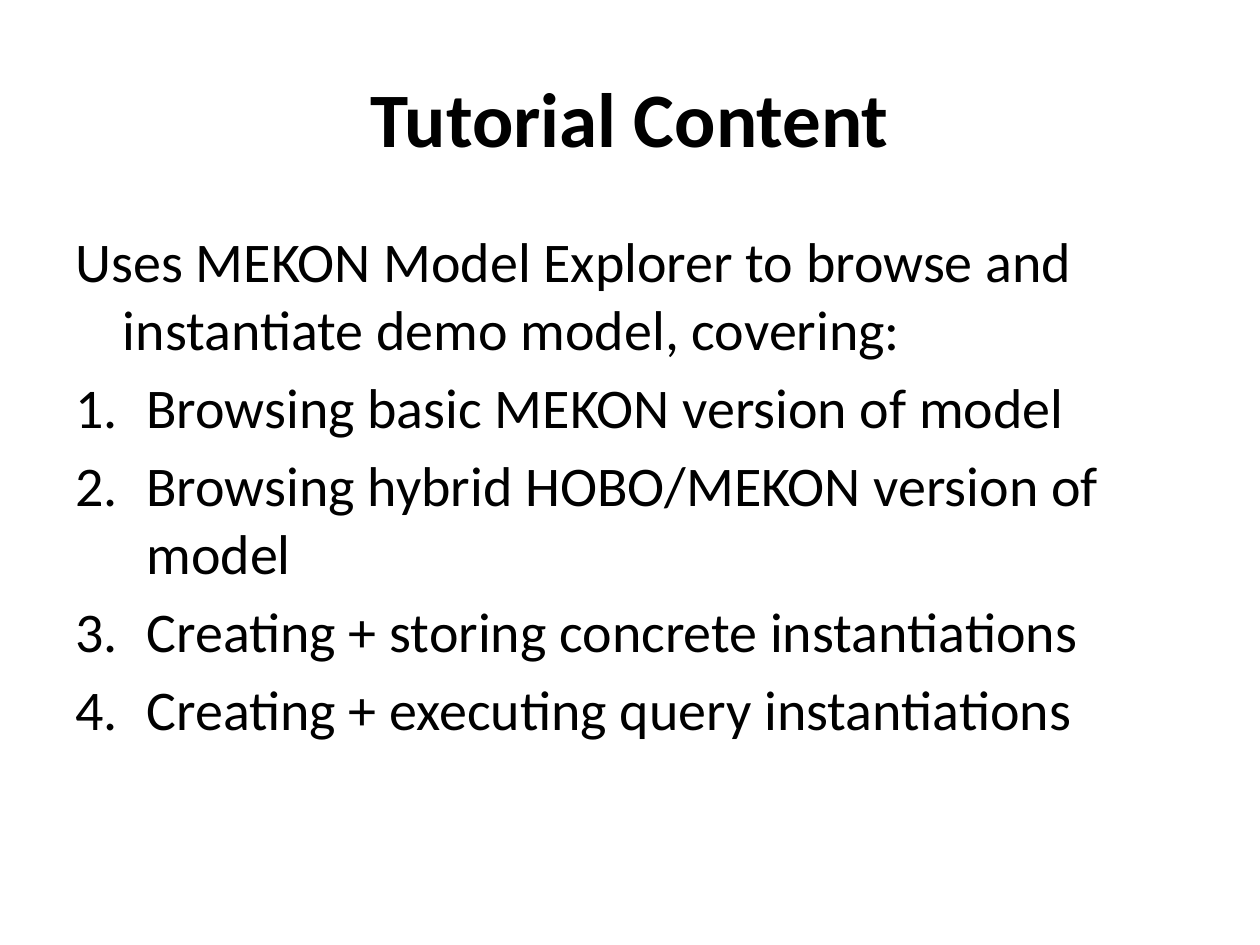
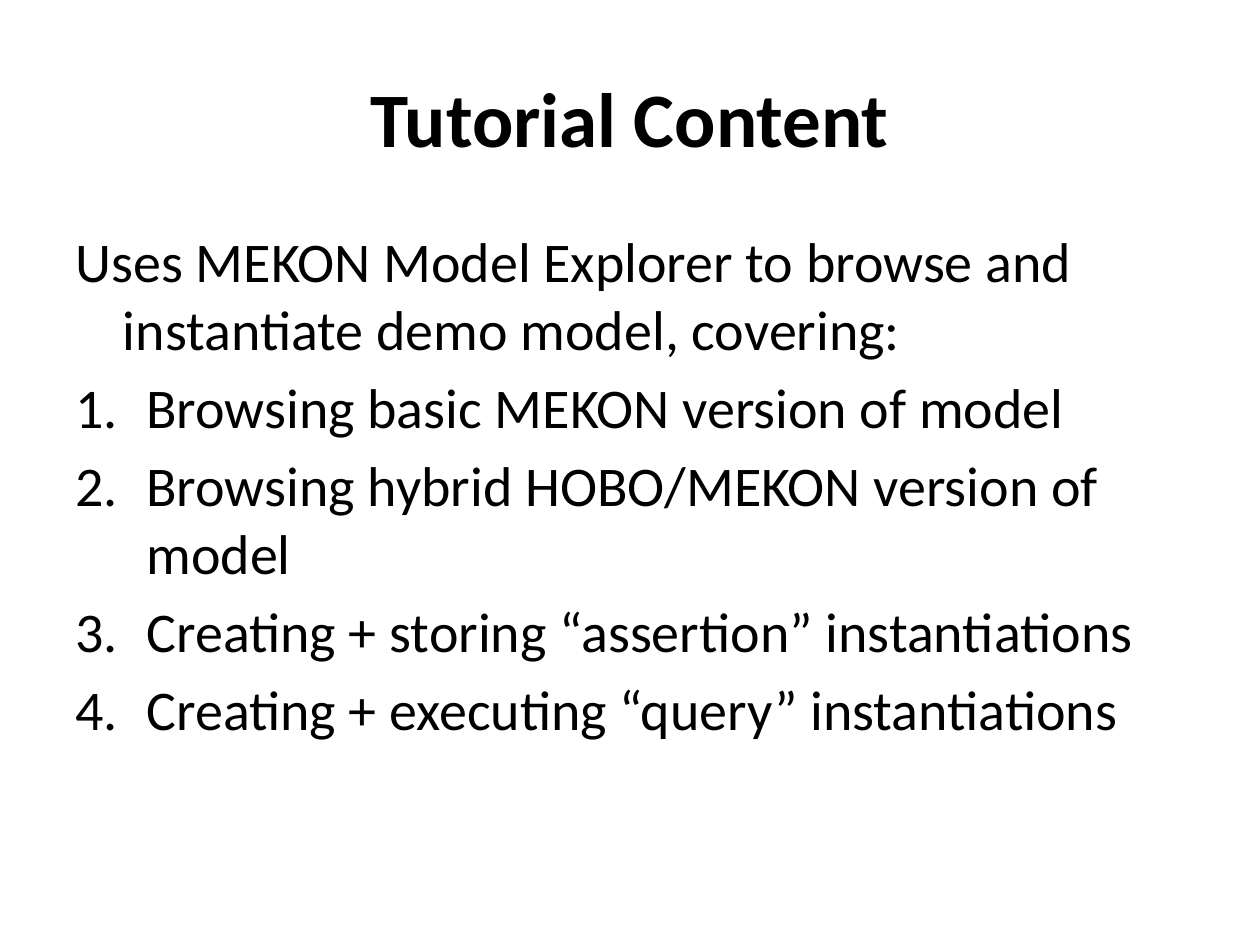
Before and after one commit to colin-puleston/mekon-hobo, a slide deck: slide 4 of docs/MEKON-HOBO Introductory Tutorial.pptx. Drawn at 1260x945 pixels with LibreOffice and Linux fonts; fonts in the diff are those of the drawing. Boxes give left, top, right and bottom in pixels: in the first picture for what was removed or moved away, otherwise in the second. Text is boxed around its words. In the diff, an @@ line names an element or a change of style, - is before the commit and + after.

```diff
--- a/docs/MEKON-HOBO Introductory Tutorial.pptx
+++ b/docs/MEKON-HOBO Introductory Tutorial.pptx
@@ text at <box>146,611,1133,740</box>: text changed @@
-3. Creating + storing concrete instantiations
-4. Creating + executing query instantiations
+3. Creating + storing “assertion” instantiations
+4. Creating + executing “query” instantiations
```
Also in this commit, not shown: 15 other slides changed, 2 slides added, 2 slides removed.
